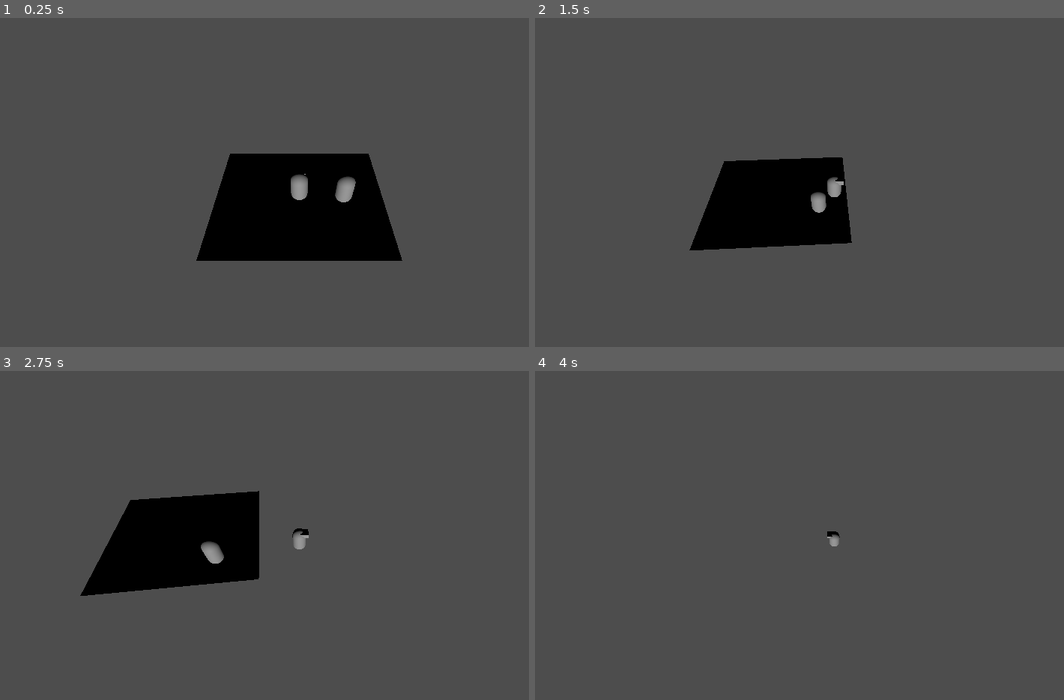
Above: before the commit, frames 1-4 (two rows, left to right).
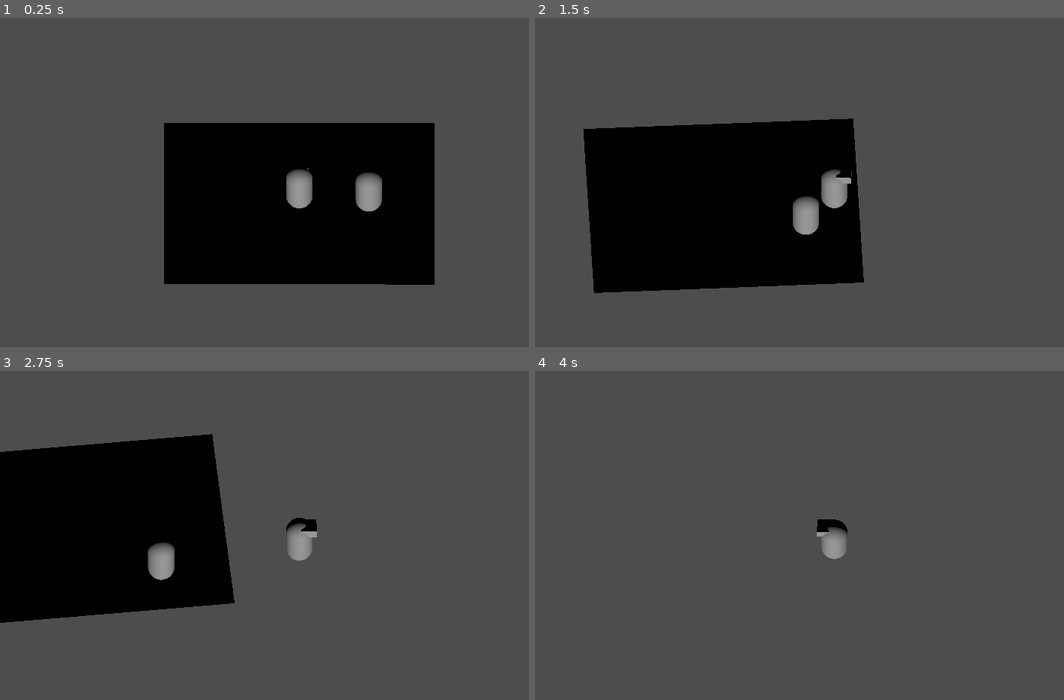
Above: after the commit, the same moments.

Repository: 1p22geo/AWARE_v0
Game: Godot game, scene res://scenes/levels/testScene.tscn
The game is run twice, just before and just after one commit, with the same random seed, the same clock (stepped at 60 frames per second) and the same inputs.
Inputs (mouse positions are in pixels of both pictures, inside the frame that each line leads up to):
- Up to frame 1 (0.25 s): no input
- Up to frame 2 (1.5 s): tap Enter at 0.5 s; move the mouse to (963, 169) at 0.52 s; hold D (move_right) 0.53-1.25 s; hold Shift 0.53-1.25 s; click (963, 169) at 0.67 s; tap Space (jump) at 0.77 s; drag from (714, 202) to (804, 254) at 1.27 s
- Up to frame 3 (2.75 s): move the mouse to (359, 466) at 2.02 s; hold D (move_right) from 2.03 s (still down); tap Ctrl at 2.1 s
- Up to frame 4 (4 s): release D (move_right) at 2.75 s; drag from (804, 607) to (656, 489) at 2.77 s; move the mouse to (1016, 588) at 3.52 s; hold A (move_left) from 3.53 s (still down); tap Alt at 3.6 s; tap Space (jump) at 3.77 s

The runs differ from the first frame. In frame 1, 16% of the frame differs, in the area x 31-83%, y 31-82%; in frame 2, 19%, in the area x 9-63%, y 30-84%; in frame 3, 19%; in frame 4, 0.5%.

Commit message:
fix: ustawienie kamery na widok izometryczny

Diff:
--- a/scenes/levels/testScene.tscn
+++ b/scenes/levels/testScene.tscn
@@ -22,13 +22,11 @@
 
 [node name="MovementComponent" type="Node" parent="Player"]
 script = ExtResource("1_8gbba")
-metadata/_custom_type_script = "uid://d1igv2r1bo2ul"
 
 [node name="PlayerController" type="Node" parent="Player" node_paths=PackedStringArray("body", "camera")]
 script = ExtResource("2_jjvhh")
 body = NodePath("..")
 camera = NodePath("../../CameraRig/Camera3D")
-metadata/_custom_type_script = "uid://dh3hdeu86f251"
 
 [node name="MeshInstance3D" type="MeshInstance3D" parent="Player"]
 mesh = SubResource("CapsuleMesh_kry3j")
@@ -59,7 +57,9 @@
 
 [node name="Camera3D" type="Camera3D" parent="CameraRig" node_paths=PackedStringArray("target")]
 transform = Transform3D(1, 0, 0, 0, 0.49999997, 0.86602545, 0, -0.86602545, 0.49999997, 0.0048526525, 2.7823973, 3.5959046)
+projection = 1
 current = true
+size = 12.576
 script = ExtResource("2_bo1nx")
 target = NodePath("../../Player")
 
--- /dev/null
+++ b/src/characters/Enemies/Enemy1States/idle.gd
@@ -0,0 +1,31 @@
+extends State
+class_name EnemyIdle
+
+@onready var movement_component: MovementComponent = $"../../../MovementComponent"
+
+
+@export var speed: float = 1
+@export var enemy: CharacterBody3D
+
+
+var move_direction := Vector3.ZERO
+var wander_time : float
+
+func randomize_wander():
+	move_direction = Vector3(randf_range(-1,1),0,randf_range(-1,1)).normalized()
+	wander_time = randf_range(2,8)
+	movement_component.move_direction = move_direction
+
+func Enter():
+	randomize_wander()
+	movement_component.speed = speed
+
+func Update(_delta: float):
+	if wander_time > 0:
+		wander_time -= _delta
+	else:
+		randomize_wander()
+
+func Physics_Update(_delta: float):
+
+	movement_component.move(enemy,_delta)
Not shown: 1 places in scenes/levels/testScene.tscn that only renumber resources
Not shown, added: src/characters/Enemies/Enemy1States/idle.gd.uid
